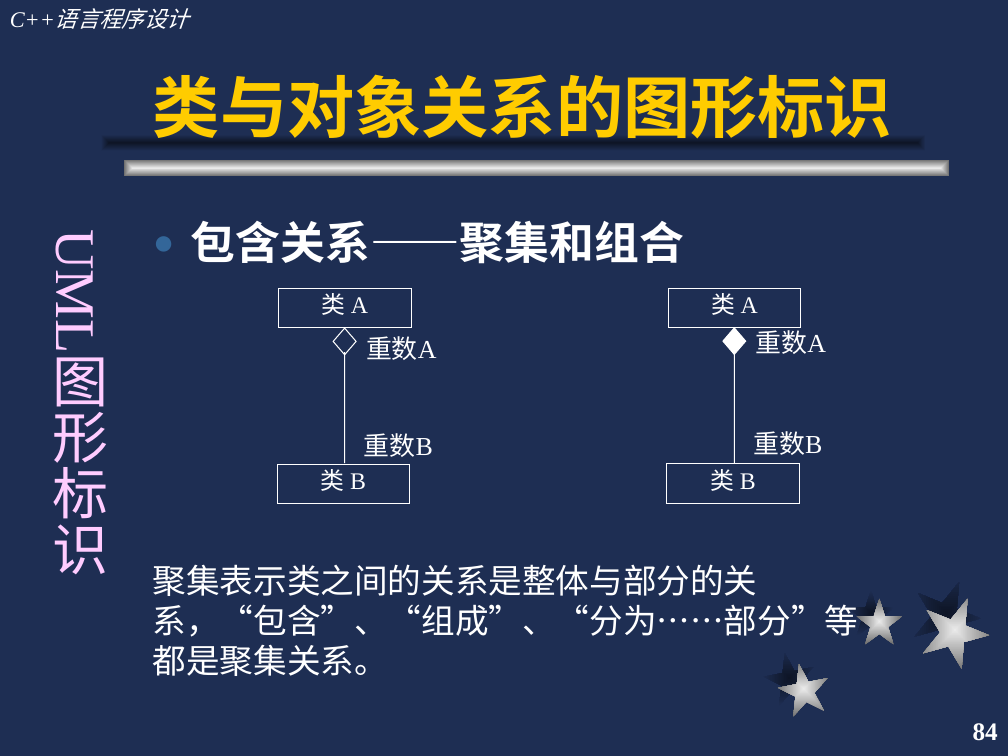
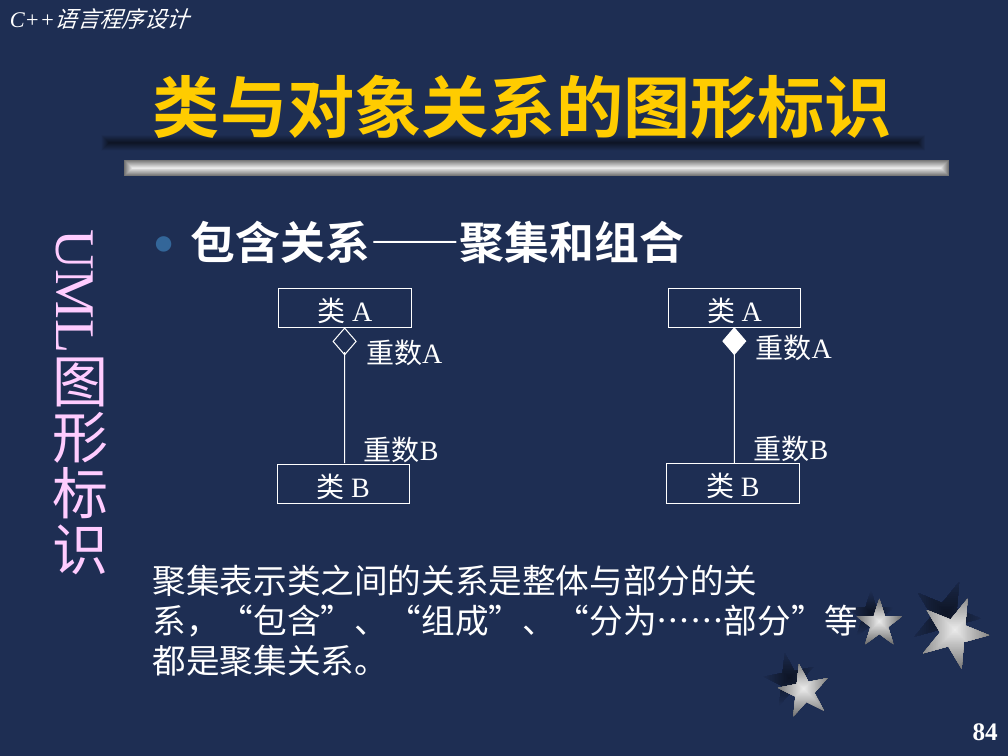
Before and after one commit to cugwhp/OOPCPP, a slide deck: slide 84 of 02.PPT/第4章 类与对象/c++4.ppt. Drawn at 1008x756 pixels with LibreOffice and Linux fonts; fonts in the diff are those of the drawing. Boxes give left, top, right and bottom in pixels: in the first picture for what was removed or moved away, otherwise in the second. Text is boxed around its words. In the diff, an @@ line names an element or a change of style, - is before the commit and + after.

```diff
--- a/02.PPT/第4章 类与对象/c++4.ppt
+++ b/02.PPT/第4章 类与对象/c++4.ppt
@@ size 18.5 to 20 pt; line spacing 0.9 to 1 in 4 elements at (366,339,442,365), (364,436,439,468), (756,334,832,360), (753,435,828,467) @@
@@ size 17 to 20 pt; line spacing 0.9 to 1 in 4 elements at (279,288,411,328), (277,465,409,504), (668,288,800,328), (667,464,799,504) @@
```
Also in this commit, not shown: 3 other slides changed, 2 other files.
